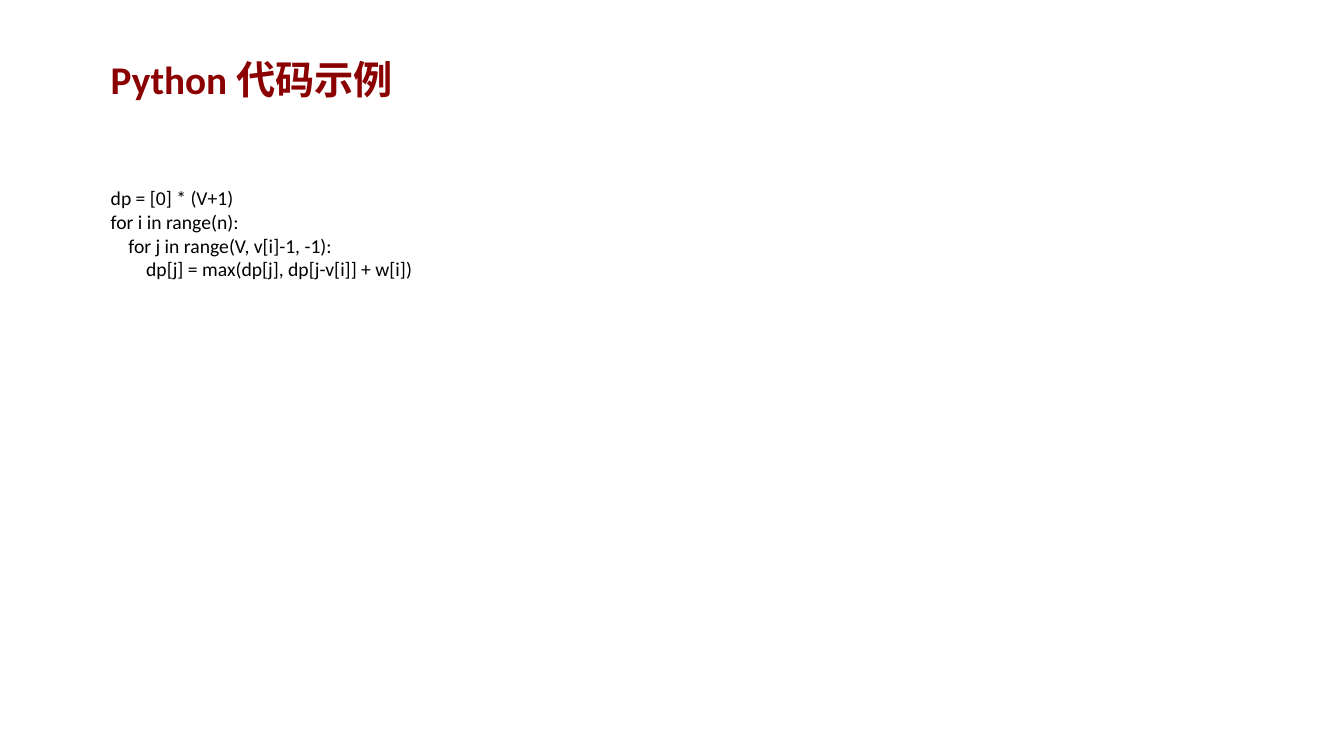
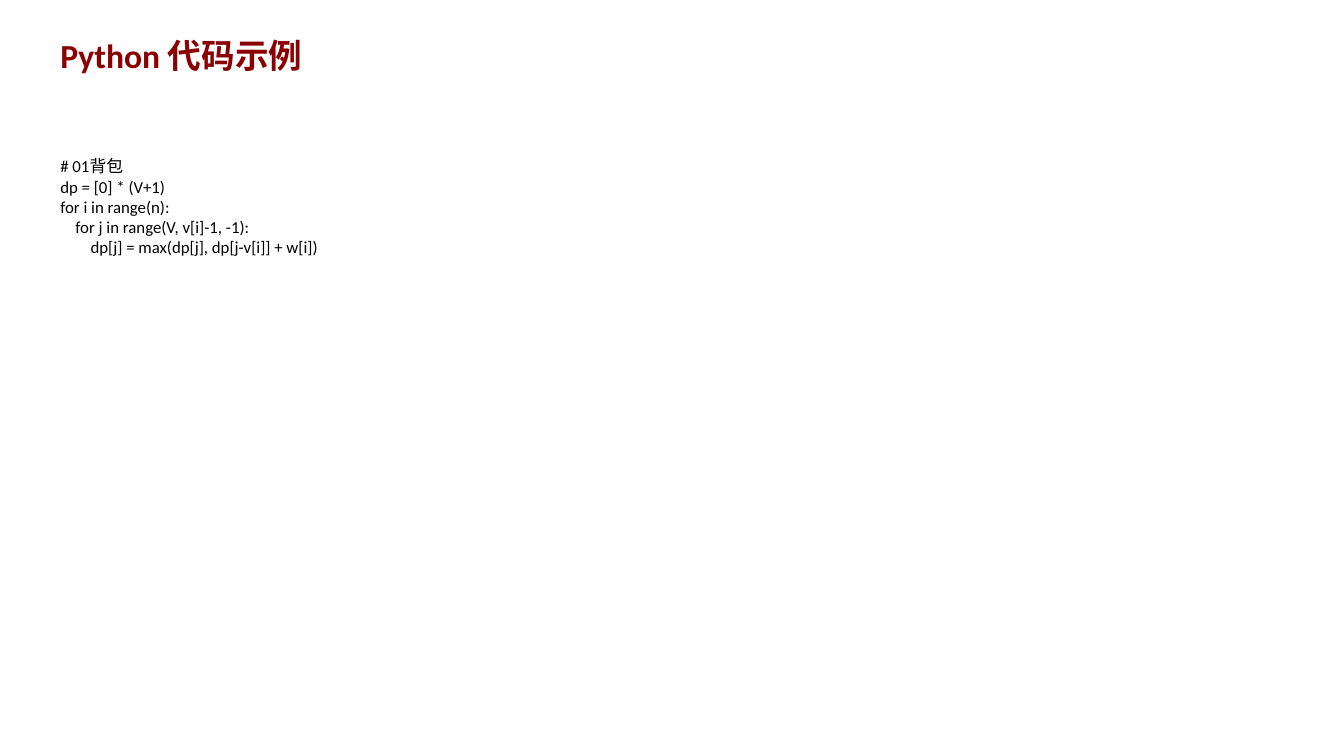
Before and after one commit to AndyLishengrui/trae-coding-course, a slide deck: slide 4 of textbook/ppt/chapter15_ppt.pptx (slide 5 before the commit). Drawn at 1344x756 pixels with LibreOffice and Linux fonts; fonts in the diff are those of the drawing. Boxes give left, top, right and bottom in pixels: in the first picture for what was removed or moved away, otherwise in the second. Text is boxed around its words. In the diff, an @@ line names an element or a change of style, - is before the commit and + after.

Commit message:
v5.4: PPT重建(详细代码示例) + 第3轮一致性修复 + 第4轮启动
PPT改进：
- 15个PPT从8页扩充到7页（含完整C++/Python代码示例）
- 每个PPT含：概念讲解、代码示例、常见错误、练习题、小结
- 代码示例更详细，含注释说明

教材修复：
- 第3轮：JD015/JD017/JD029/JD033/JD158 一致性修复
- 第4轮：边缘情况和准确性审查（进行中）

待完成：
- 第5-7轮迭代
- PPT第3轮校验

```diff
--- a/textbook/ppt/chapter15_ppt.pptx
+++ b/textbook/ppt/chapter15_ppt.pptx
@@ text "Python 代码示例": place and size @@
-text "Python 代码示例" at (111,61,393,100)
+text "Python 代码示例" at (60,39,302,74)
@@ text "Python 代码示例" at (60,39,302,74): size 28 to 24 pt @@
@@ text at (60,159,317,256): text changed; size 14 to 12 pt @@
-dp = [0] * (V+1)
-for i in range(n):
-for j in range(V, v[i]-1, -1):
-dp[j] = max(dp[j], dp[j-v[i]] + w[i])
+# 01背包
+dp = [0] * (V+1)
+for i in range(n):
+for j in range(V, v[i]-1, -1):
+dp[j] = max(dp[j], dp[j-v[i]] + w[i])
```
Also in this commit, not shown: 5 other slides changed, 1 slide added, 2 slides removed, 17 other files.
